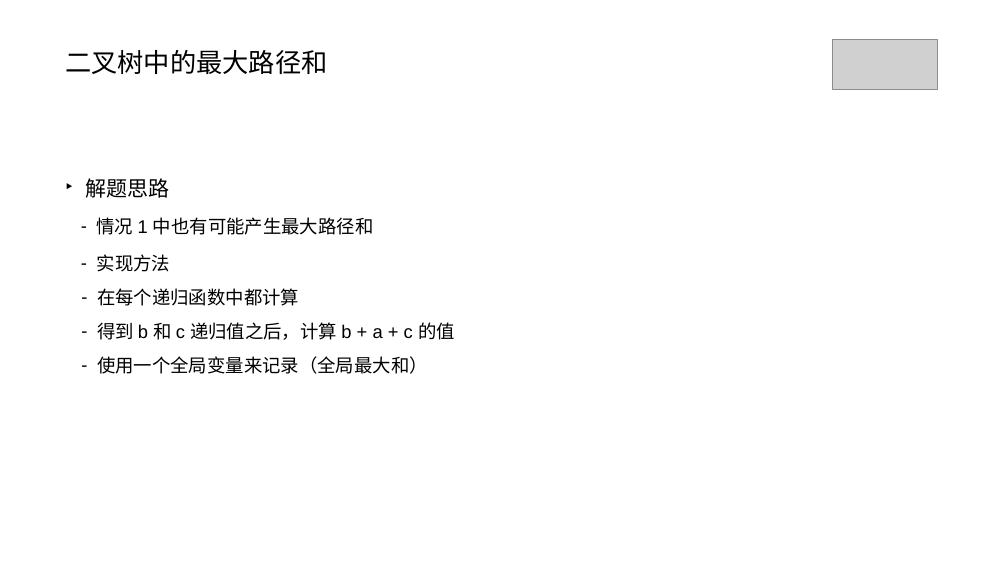
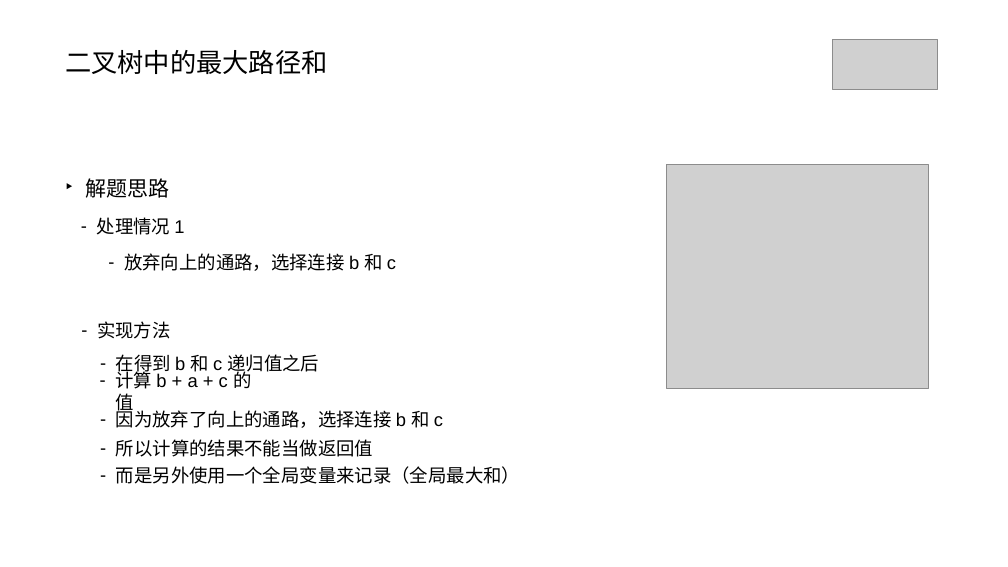
Before and after one commit to AhJo53589/leetcode-cn, a slide deck: slide 8 of problems/binary-tree-maximum-path-sum/124. binary-tree-maximum-path-sum.pptx. Drawn at 1008x567 pixels with LibreOffice and Linux fonts; fonts in the diff are those of the drawing; grey boxes stand for pictures. Boxes give left, top, right and bottom in pixels: in the first picture for what was removed or moved away, otherwise in the second. Text is boxed around its words. In the diff, an @@ line names an element or a change of style, - is before the commit and + after.

```diff
--- a/problems/binary-tree-maximum-path-sum/124. binary-tree-maximum-path-sum.pptx
+++ b/problems/binary-tree-maximum-path-sum/124. binary-tree-maximum-path-sum.pptx
@@ picture added at box(666, 164, 928, 388) @@
@@ text at box(97, 217, 184, 235): text changed @@
-      – 情况 1 中也有可能产生最大路径和
+      – 处理情况 1
@@ text added at box(124, 253, 396, 271), 35 pt, text #000000 @@
+      – 放弃向上的通路，选择连接 b 和 c
@@ text "实现方法": place and size @@
-text "实现方法" at box(97, 254, 171, 272)
+text "实现方法" at box(97, 321, 171, 339)
@@ text at box(116, 354, 319, 376): text changed @@
-      – 在每个递归函数中都计算
+      – 在得到 b 和 c 递归值之后
@@ text at box(115, 368, 251, 415): text changed @@
-      – 得到 b 和 c 递归值之后，计算 b + a + c 的值
+      – 计算 b + a + c 的值
@@ text added at box(116, 408, 443, 428), 35 pt, text #000000 @@
+      – 因为放弃了向上的通路，选择连接 b 和 c
@@ text added at box(116, 439, 373, 457), 35 pt, text #000000 @@
+      – 所以计算的结果不能当做返回值
@@ text at box(116, 466, 520, 484): text changed @@
-      – 使用一个全局变量来记录（全局最大和）
+      – 而是另外使用一个全局变量来记录（全局最大和）
```
Also in this commit, not shown: 2 other slides changed, 11 other files.
